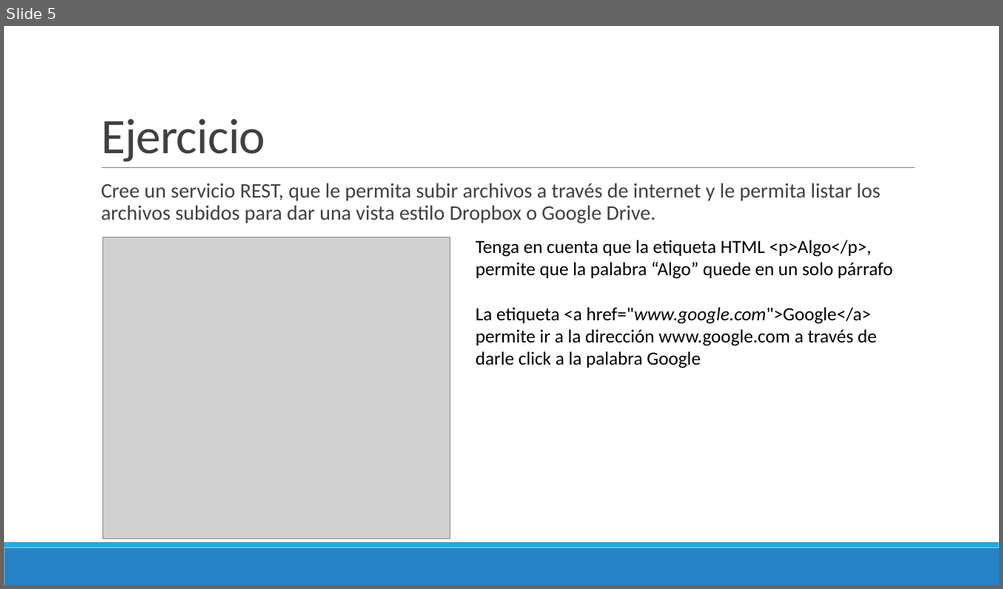
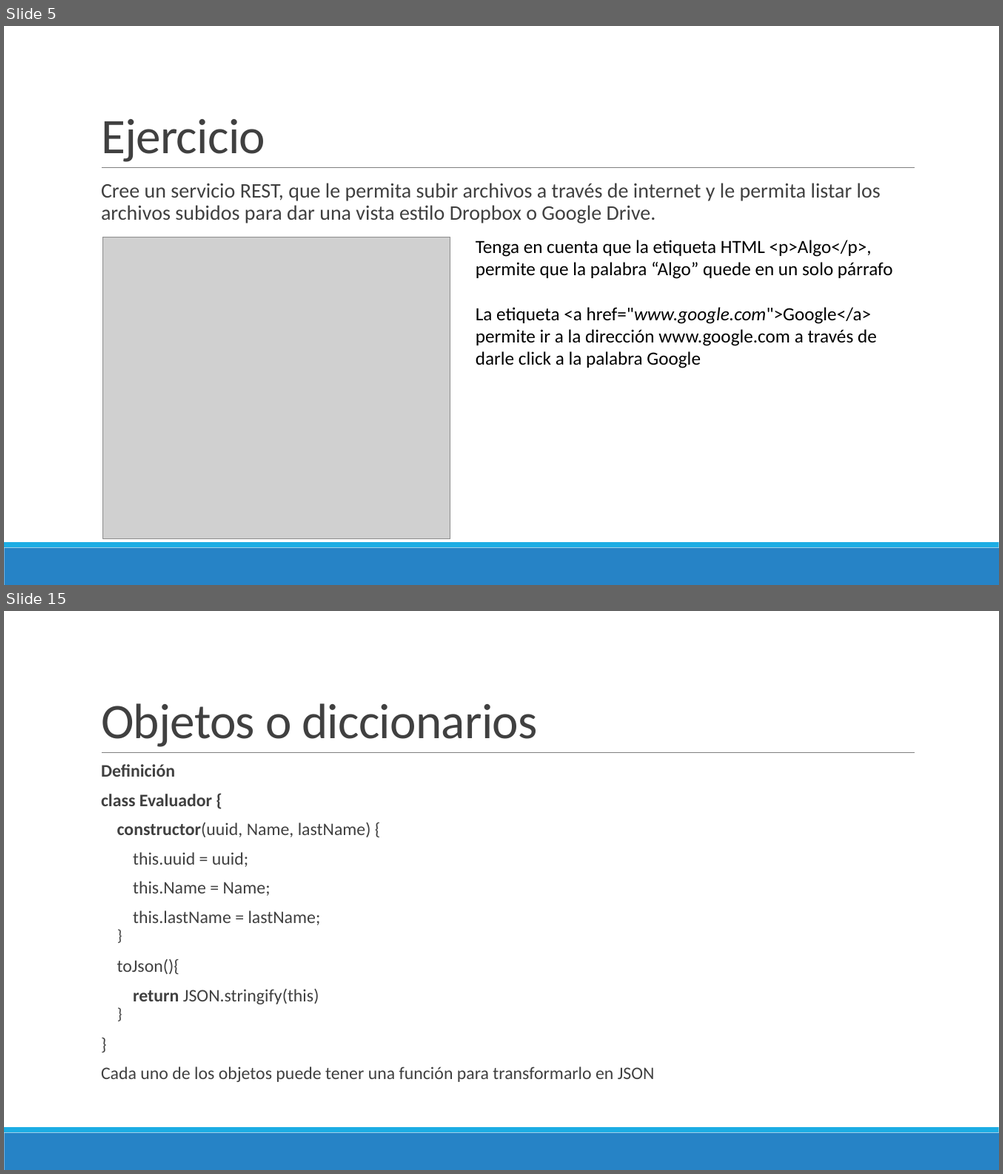
Before and after one commit to Domiciano/ProgramacionEnRed191, a slide deck: Semana 15/Presentación.pptx. Shown one above the other, each under a label of ours: slide 5 before the commit, slides 5 and 15 after it; the slides between them are not shown. The pictures are 1003x589 and 1003x1174 pixels, drawn with LibreOffice and Linux fonts; fonts in the diff are those of the drawing; grey boxes stand for pictures. Boxes give left, top, right and bottom in pixels: in the first picture for what was removed or moved away, otherwise in the second. Text is boxed around its words. In the diff, an @@ line names an element or a change of style, - is before the commit and + after.

```diff
--- a/Semana 15/Presentación.pptx
+++ b/Semana 15/Presentación.pptx
@@ slide 15 added at (4, 611, 999, 1170), background #FFFFFF; not listed: 3 template elements that a slide beside it also shows @@
@@ title added at (101, 703, 538, 747), 48 pt, text #404040 @@
+Objetos o diccionarios
@@ text added at (101, 764, 654, 1082), 17 pt, text #404040 @@
+  Definición
+  class Evaluador {
+  constructor(uuid, Name, lastName) {
+  this.uuid = uuid;
+  this.Name = Name;
+  this.lastName = lastName;
+  }
+  toJson(){
+  return JSON.stringify(this)
+  }
+  }
+  Cada uno de los objetos puede tener una función para transformarlo en JSON
```
Also in this commit, not shown: 12 other slides added.
